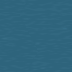
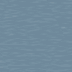
Layer changes from the first 72x72 image to the second:
added layer "fleufroid3" above "lac3" over bbox(0, 0, 72, 72)
hid "lac3" over bbox(0, 0, 72, 72)
hid "fond lac" over bbox(0, 0, 72, 72)
added layer "merfr3" above "merfr2" over bbox(0, 0, 72, 72)
added layer "merfr1" above "mer3" over bbox(0, 0, 72, 72)
hid "mer3" over bbox(0, 0, 72, 72)
hid "mer2" over bbox(0, 0, 72, 72)
